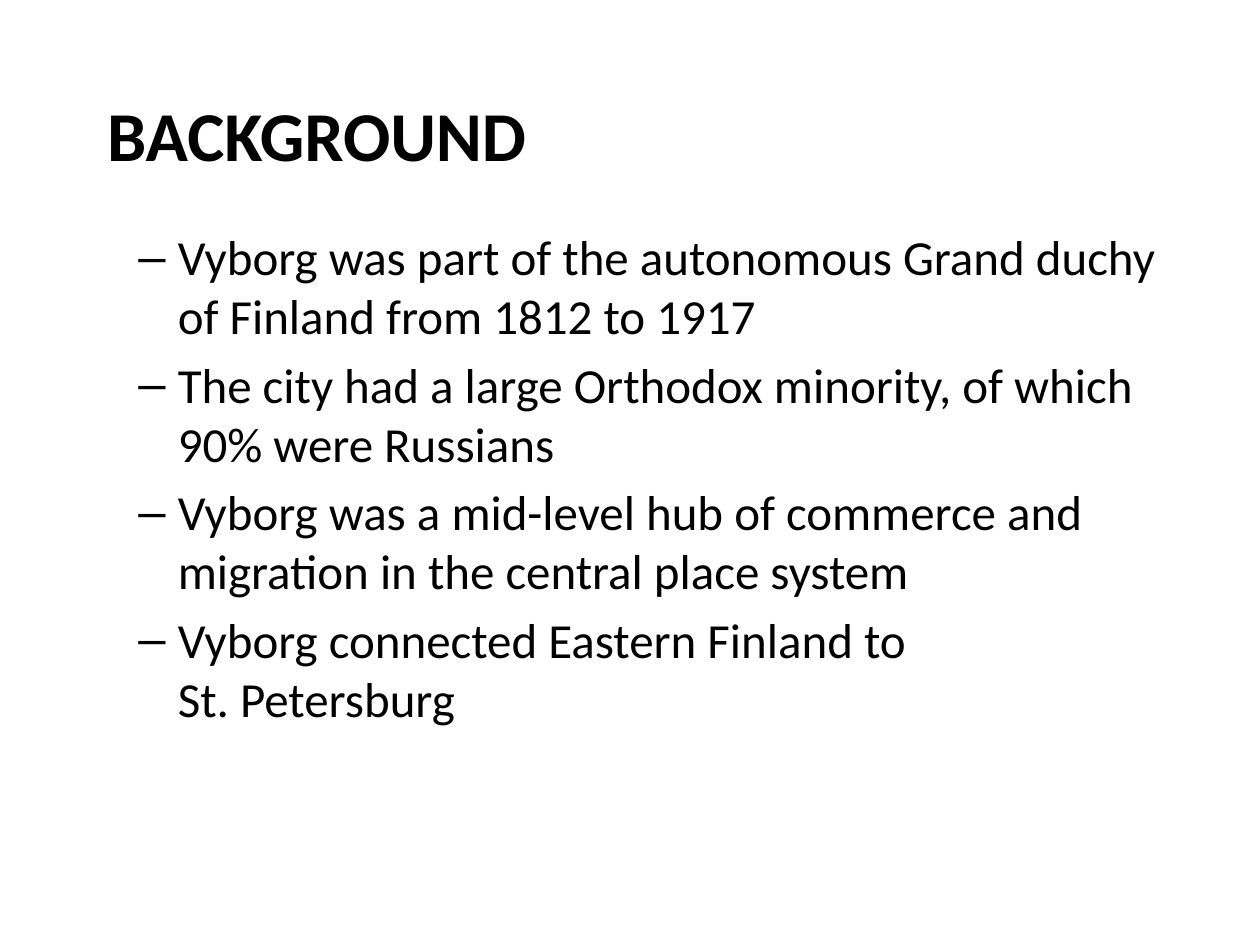
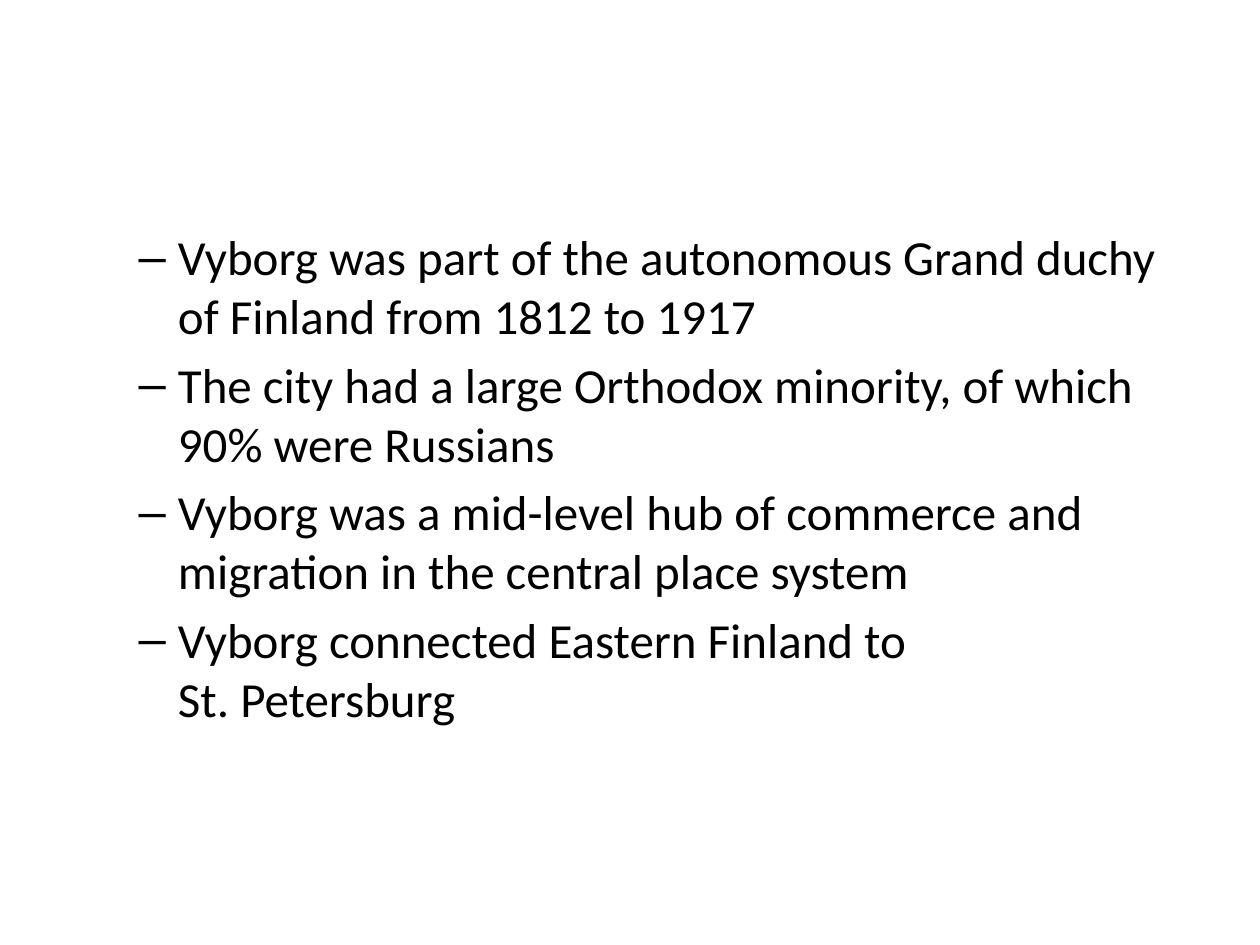
Before and after one commit to AnttiHaerkoenen/vyborg_orthodox, a slide deck: slide 4 of article/slides/slides-seminar-2021.pptx (slide 3 before the commit). Drawn at 1260x945 pixels with LibreOffice and Linux fonts; fonts in the diff are those of the drawing. Boxes give left, top, right and bottom in pixels: in the first picture for what was removed or moved away, otherwise in the second. Text is boxed around its words. In the diff, an @@ line names an element or a change of style, - is before the commit and + after.

```diff
--- a/article/slides/slides-seminar-2021.pptx
+++ b/article/slides/slides-seminar-2021.pptx
@@ text removed at (107, 115, 526, 162) @@
-BACKGROUND
```
Also in this commit, not shown: 9 other slides changed, 17 slides added, 1 slide removed, 2 other files.
